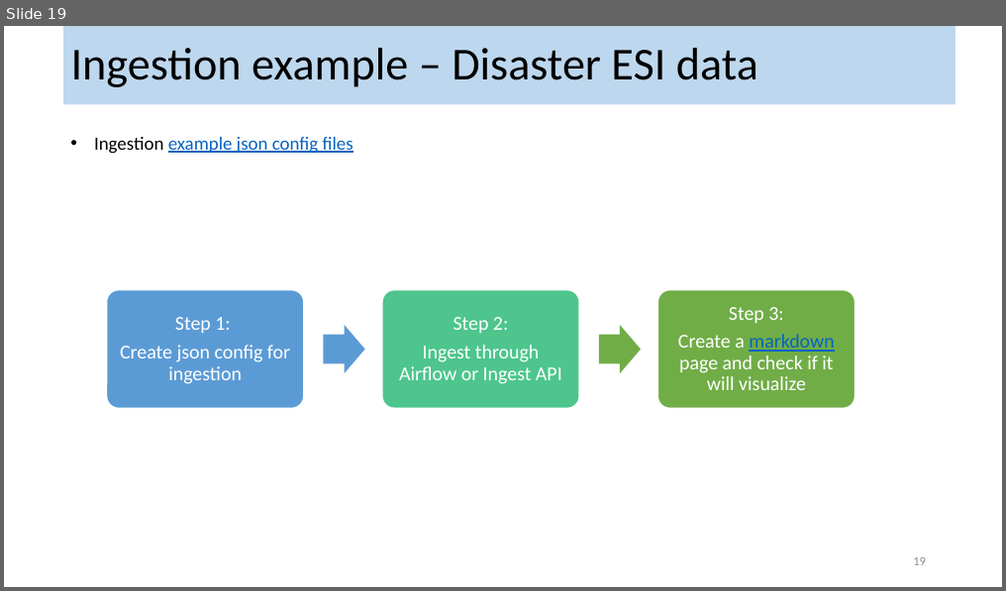
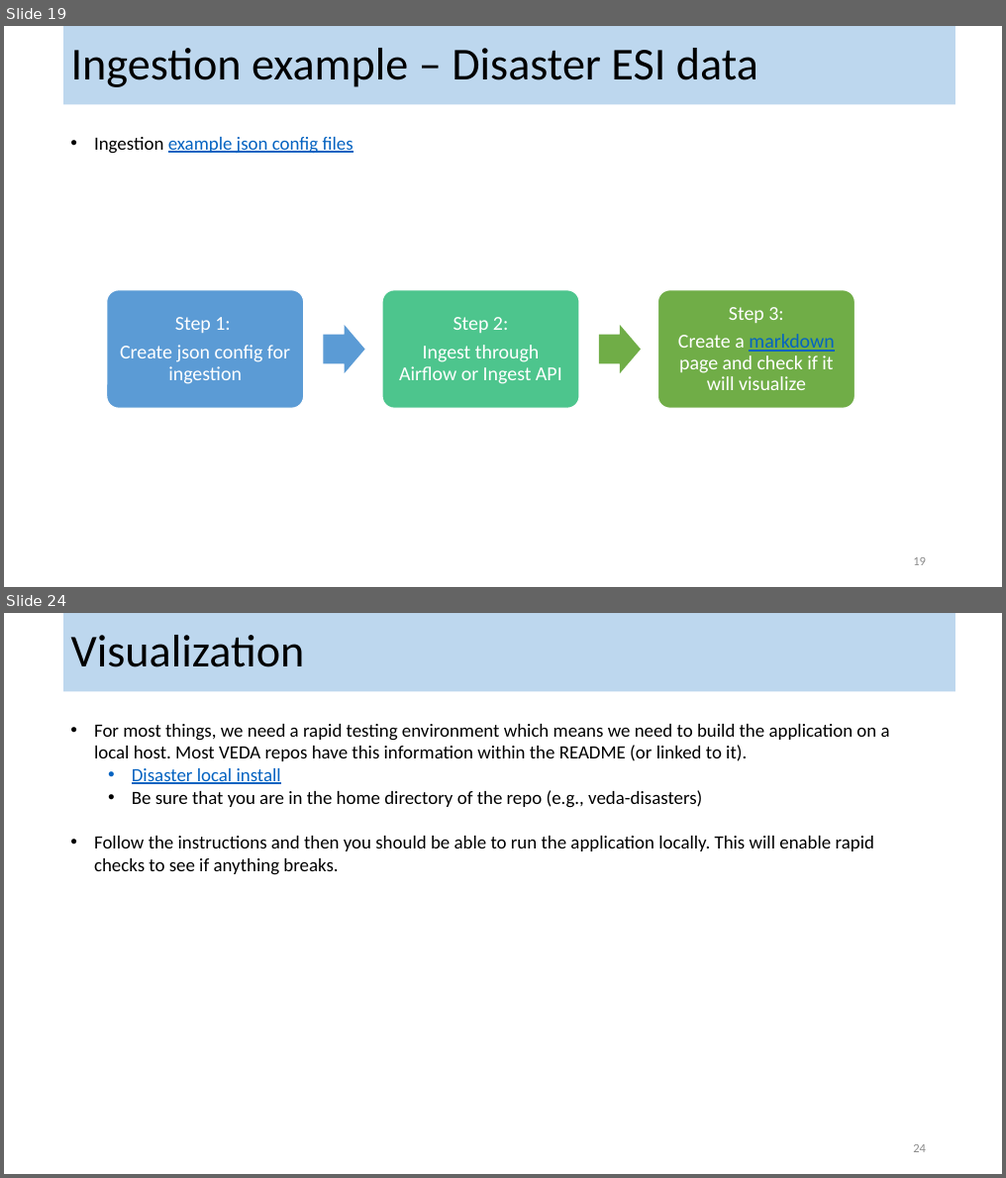
Before and after one commit to kyle-lesinger/VEDA-Training---AWS-Data-Ingestion-Other, a slide deck: Data-ingest/data-ingestion-OVERVIEW.pptx. Shown one above the other, each under a label of ours: slide 19 before the commit, slides 19 and 24 after it; the slides between them are not shown. The pictures are 1006x591 and 1006x1178 pixels, drawn with LibreOffice and Linux fonts; fonts in the diff are those of the drawing. Boxes give left, top, right and bottom in pixels: in the first picture for what was removed or moved away, otherwise in the second. Text is boxed around its words. In the diff, an @@ line names an element or a change of style, - is before the commit and + after.

```diff
--- a/Data-ingest/data-ingestion-OVERVIEW.pptx
+++ b/Data-ingest/data-ingestion-OVERVIEW.pptx
@@ slide 24 added at box(4, 613, 1002, 1174), background #FFFFFF @@
@@ title added at box(63, 613, 955, 691), fill #BDD7EE, 44 pt, text #000000 @@
+Visualization
@@ text added at box(94, 724, 890, 875), 18 pt, text #000000 @@
+• For most things, we need a rapid testing environment which means we need to build the application on a local host. Most VEDA repos have this information within the README (or linked to it).
+  • Disaster local install
+  • Be sure that you are in the home directory of the repo (e.g., veda-disasters)
+• Follow the instructions and then you should be able to run the application locally. This will enable rapid checks to see if anything breaks.
@@ page number added at box(913, 1145, 926, 1153), 12 pt, text #8C8C8C @@
+24
```
Also in this commit, not shown: 2 slides changed, 3 other slides added.
